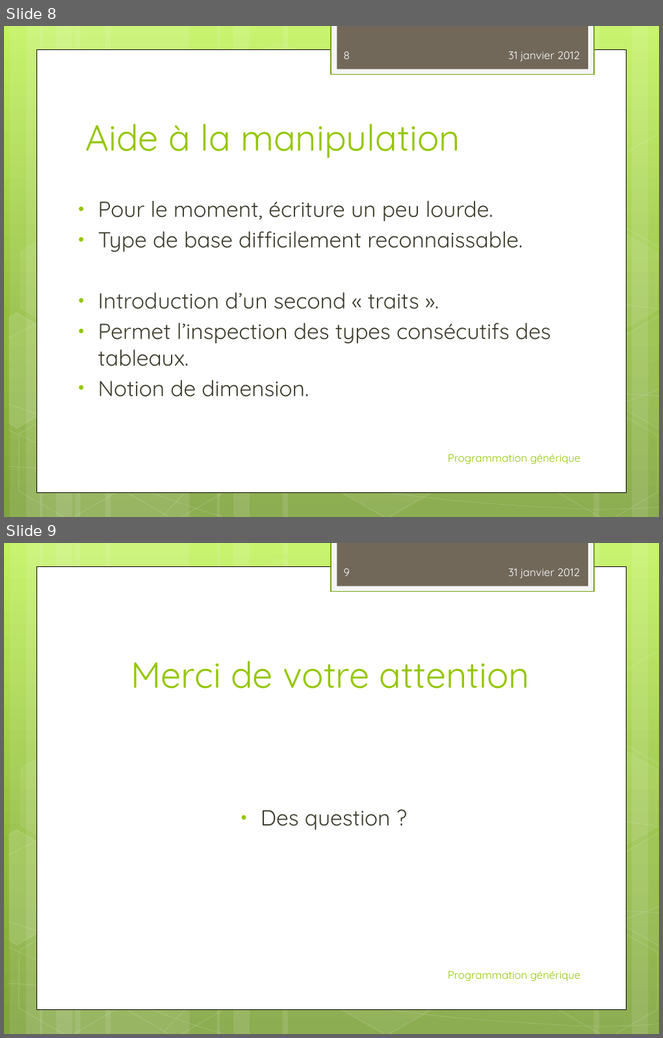
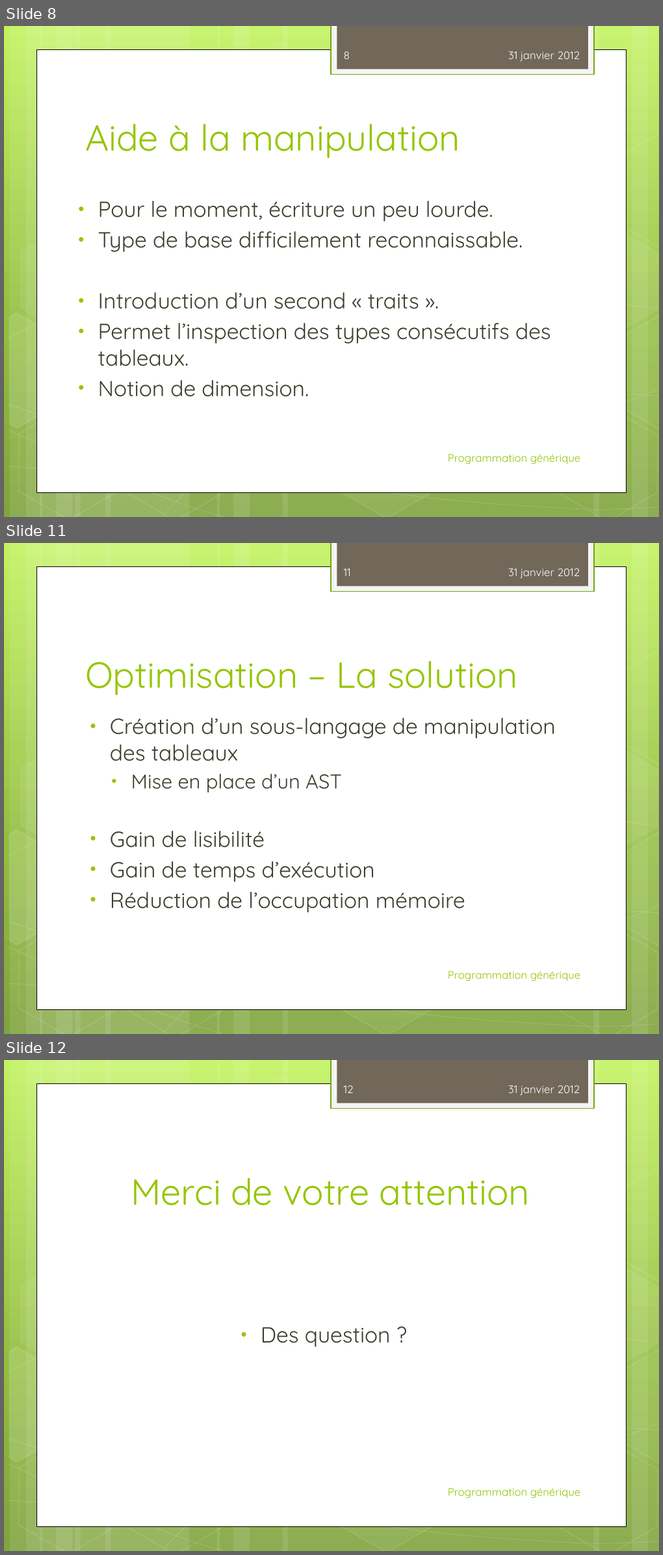
Before and after one commit to alex198710/genericprogramming, a slide deck: PresentationProgGenerik.pptx. Shown one above the other, each under a label of ours: slides 8 and 9 before the commit, slides 8, 11 and 12 after it; the slides between them are not shown. The pictures are 663x1038 and 663x1555 pixels, drawn with LibreOffice and Linux fonts; fonts in the diff are those of the drawing. Boxes give left, top, right and bottom in pixels: in the first picture for what was removed or moved away, otherwise in the second. Text is boxed around its words. In the diff, an @@ line names an element or a change of style, - is before the commit and + after.

```diff
--- a/PresentationProgGenerik.pptx
+++ b/PresentationProgGenerik.pptx
@@ slide 11 added at (x1=4, y1=543, x2=659, y2=1034), background gradient #C3F35F to #93BF3F to #81A53E; not listed: 31 template elements that a slide beside it also shows @@
@@ page number added at (x1=344, y1=568, x2=351, y2=576), 12 pt, text #FEFEFE @@
+11
@@ text added at (x1=508, y1=568, x2=581, y2=578), 12 pt, text #FEFEFE @@
+31 janvier 2012
@@ title added at (x1=85, y1=661, x2=518, y2=695), 40 pt, text #94C600 @@
+Optimisation – La solution
@@ text added at (x1=110, y1=718, x2=556, y2=913), 24 pt, text #3E3D2D @@
+• Création d’un sous-langage de manipulation des tableaux
+  • Mise en place d’un AST
+• Gain de lisibilité
+• Gain de temps d’exécution
+• Réduction de l’occupation mémoire
@@ text added at (x1=448, y1=971, x2=581, y2=982), 12 pt, text #94C600 @@
+Programmation générique
@@ what was slide 9 is now slide 12 @@
@@ page number at (x1=344, y1=1085, x2=354, y2=1093): text changed @@
-9
+12
```
Also in this commit, not shown: 1 slide changed, 2 other slides added, 3 other files.
